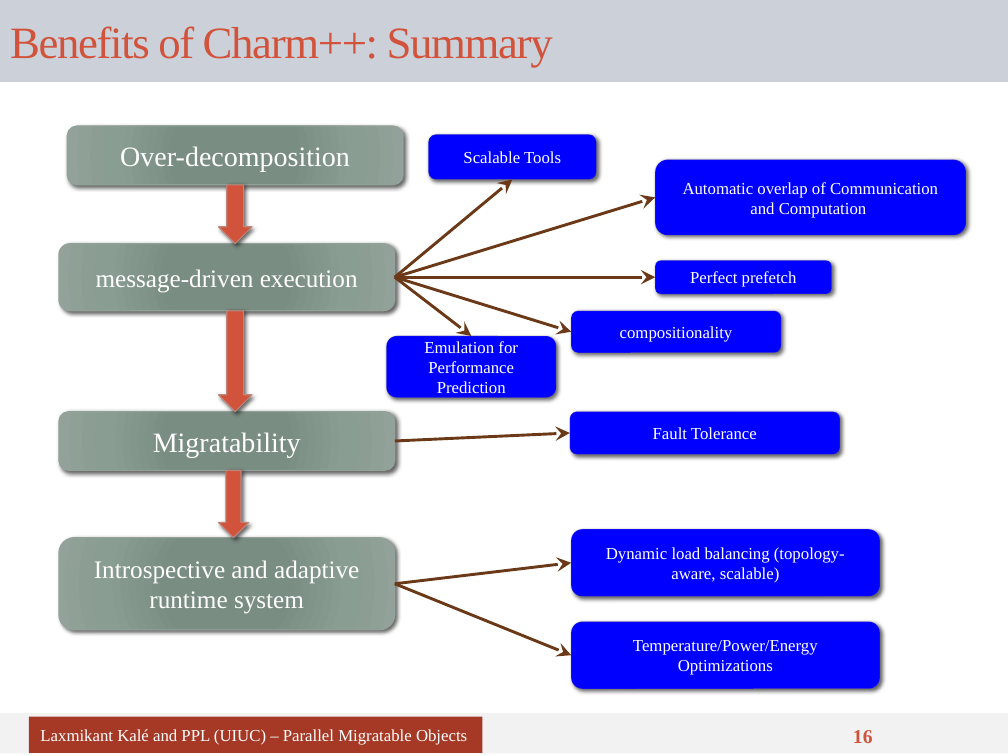
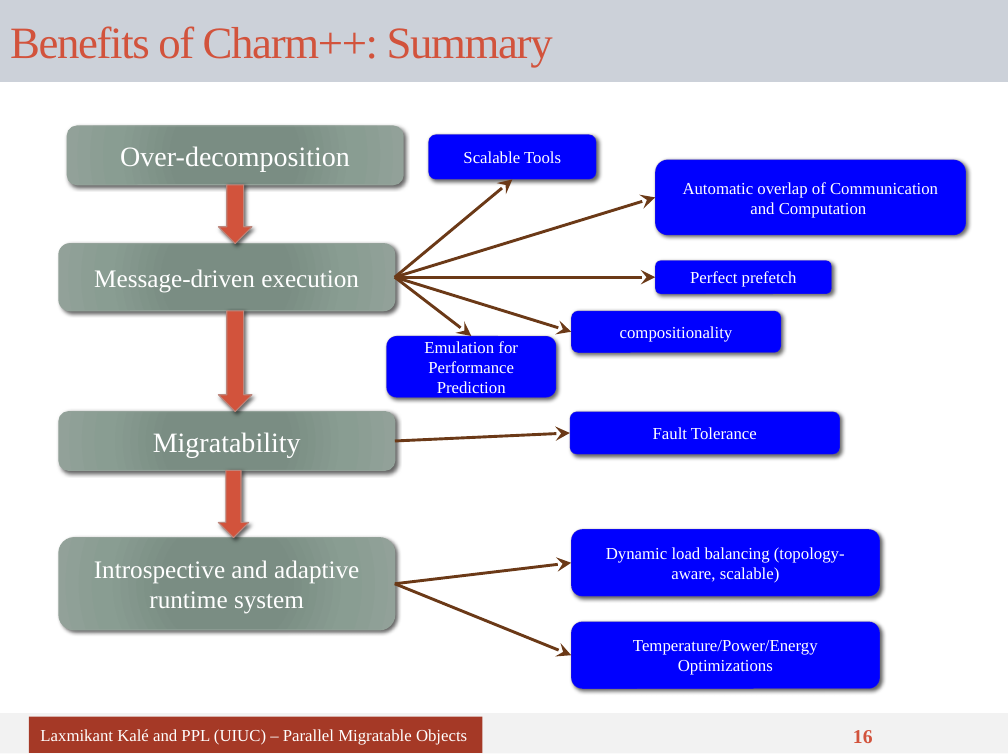
Before and after one commit to UIUC-PPL/charm_tutorial, a slide deck: slide 16 of tutorial-03-benefits.pptx. Drawn at 1008x756 pixels with LibreOffice and Linux fonts; fonts in the diff are those of the drawing. Boxes give left, top, right and bottom in pixels: in the first picture for what was removed or moved away, otherwise in the second. Text is boxed around its words. In the diff, an @@ line names an element or a change of style, - is before the commit and + after.

Commit message:
tut 3: Capitalize m

```diff
--- a/tutorial-03-benefits.pptx
+++ b/tutorial-03-benefits.pptx
@@ text in rounded rectangle at (94,269,359,293): text changed @@
-message-driven execution
+Message-driven execution
```
